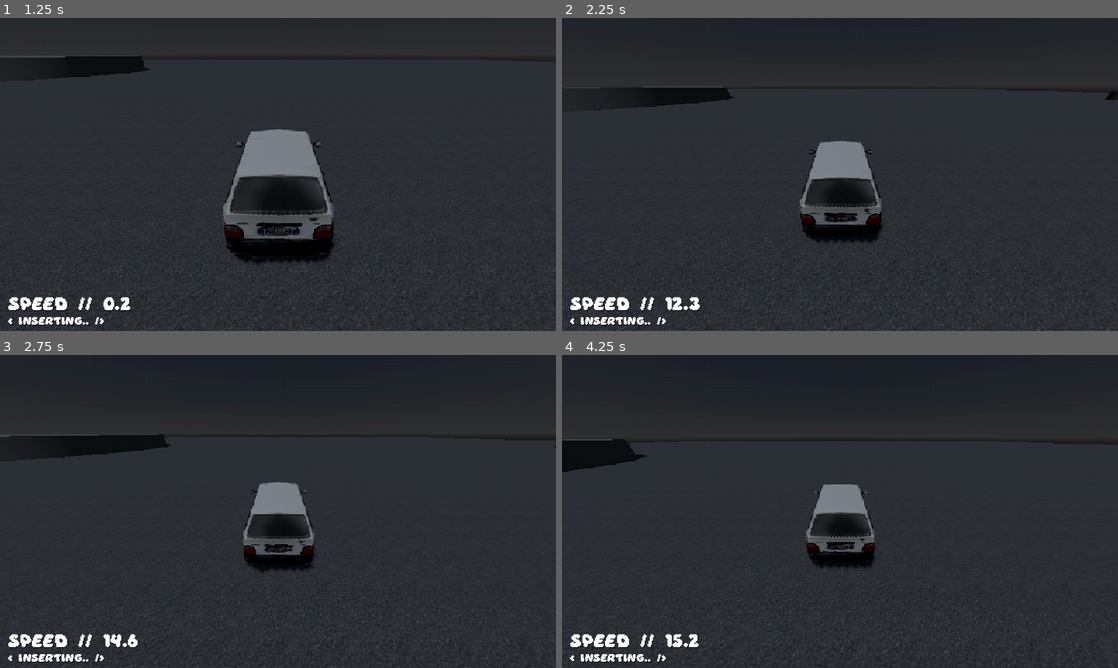
Above: before the commit, frames 1-4 (two rows, left to right).
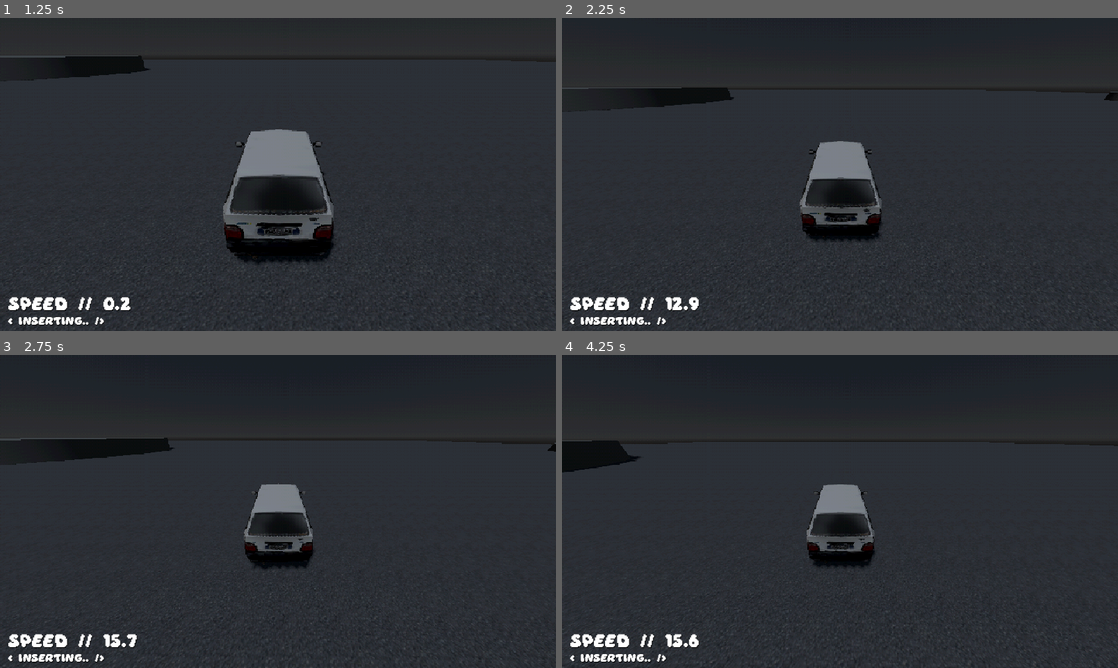
Above: after the commit, the same moments.

Repository: worghet/P06___CARVIBES
Game: Godot game, scene res://scenes/menu.tscn
The game is run twice, just before and just after one commit, with the same random seed, the same clock (stepped at 60 frames per second) and the same inputs. Sound files missing from this copy of the repository are replaced by a short silence.
Inputs (mouse positions are in pixels of both pictures, inside the frame that each line leads up to):
- Up to frame 1 (1.25 s): click "start game" at 0.5 s
- Up to frame 2 (2.25 s): move the mouse to (867, 174) at 1.27 s; hold Shift (drift) 1.28-2.03 s; hold W (forward) from 1.28 s (still down); click (867, 174) at 1.42 s; tap Down (next_track) at 1.55, 2.1 s; move the mouse to (812, 174) at 2.02 s; click (812, 174) at 2.17 s
- Up to frame 3 (2.75 s): keep holding W (forward); tap Up (previous_track) at 2.3 s
- Up to frame 4 (4.25 s): keep holding W (forward); move the mouse to (851, 505) at 2.77 s; hold Shift (drift) 2.78-3.53 s; tap Up (previous_track) at 2.85 s; click (851, 505) at 2.92 s; move the mouse to (834, 517) at 3.52 s; tap Shift (drift) at 3.6 s; click (834, 517) at 3.67 s; tap Down (next_track) at 3.8 s

Frame 1 is identical in both runs. In frame 2, 0.5% of the frame differs, in the area x 0-100%, y 21-100%; in frame 3, 1.7%, in the area x 0-100%, y 25-100%; in frame 4, 0.7%.

Commit message:
bit of code cleanup + reset minor tweak
cleaned all code except camera rotator

resetting now also resets velocity and rotation

Diff:
--- a/carvibes/project.godot
+++ b/carvibes/project.godot
@@ -14,6 +14,10 @@
 run/main_scene="uid://bvev11fma3dp3"
 config/features=PackedStringArray("4.4", "Forward Plus")
 boot_splash/image="uid://q6pencufo1ja"
+
+[debug]
+
+gdscript/warnings/untyped_declaration=1
 
 [display]
 
--- a/carvibes/scenes/car.tscn
+++ b/carvibes/scenes/car.tscn
@@ -62,7 +62,7 @@
 transform = Transform3D(1, 0, 0, 0, 1, 0, 0, 0, 1, 0.00292969, 0.300842, 0.252136)
 shape = SubResource("BoxShape3D_iywne")
 
-[node name="front-left" type="VehicleWheel3D" parent="."]
+[node name="front_left" type="VehicleWheel3D" parent="."]
 transform = Transform3D(1, 0, 0, 0, 1, 0, 0, 0, 1, 0.8, -0.156466, 1.53882)
 use_as_traction = true
 wheel_roll_influence = 0.5
@@ -72,7 +72,7 @@
 damping_compression = 1.9
 damping_relaxation = 2.0
 
-[node name="front-right" type="VehicleWheel3D" parent="."]
+[node name="front_right" type="VehicleWheel3D" parent="."]
 transform = Transform3D(1, 0, 0, 0, 1, 0, 0, 0, 1, -0.8, -0.156466, 1.53882)
 use_as_traction = true
 wheel_roll_influence = 0.5
@@ -82,7 +82,7 @@
 damping_compression = 1.9
 damping_relaxation = 2.0
 
-[node name="back-left" type="VehicleWheel3D" parent="."]
+[node name="back_left" type="VehicleWheel3D" parent="."]
 transform = Transform3D(1, 0, 0, 0, 1, 0, 0, 0, 1, 0.8, -0.156506, -1.2)
 use_as_traction = true
 use_as_steering = true
@@ -93,7 +93,7 @@
 damping_compression = 1.9
 damping_relaxation = 2.0
 
-[node name="back-right" type="VehicleWheel3D" parent="."]
+[node name="back_right" type="VehicleWheel3D" parent="."]
 transform = Transform3D(1, 0, 0, 0, 1, 0, 0, 0, 1, -0.8, -0.156506, -1.2)
 use_as_traction = true
 use_as_steering = true
@@ -105,15 +105,15 @@
 damping_relaxation = 2.0
 
 [node name="camera_pivot" type="Node3D" parent="."]
-script = ExtResource("3_3mrxu")
+script = ExtResource("3_50v30")
 
 [node name="camera" type="Camera3D" parent="camera_pivot"]
 transform = Transform3D(-1, 0, -8.74228e-08, -4.37114e-08, 0.866025, 0.5, 7.57103e-08, 0.5, -0.866025, 0, 2.49489, -4.02142)
 
-[node name="MeshInstance3D" type="MeshInstance3D" parent="camera_pivot/camera"]
+[node name="shader" type="MeshInstance3D" parent="camera_pivot/camera"]
 transform = Transform3D(1.36602, 3.55271e-15, -1.56319e-13, 6.03961e-14, 0.693721, -3.57628e-07, 1.13687e-13, 2.98023e-08, 2.9208, 7.72548e-08, 0.0352123, -0.88369)
 material_override = SubResource("ShaderMaterial_jtldb")
 extra_cull_margin = 16384.0
 mesh = SubResource("QuadMesh_3mrxu")
 
-[node name="AudioStreamPlayer3D" type="AudioStreamPlayer3D" parent="."]
+[node name="engine_sound" type="AudioStreamPlayer3D" parent="."]
--- a/carvibes/scenes/pause_menu.gd
+++ b/carvibes/scenes/pause_menu.gd
@@ -1,10 +1,36 @@
 extends Control
-var paused = false
-@onready var track_player = get_parent().get_node("track_player")
+
+
+
+# Script for pause menu logic.
+
+
+
+# ================================================================
+# == VARIABLES ===================================================
+# ================================================================
+
+
+
+# Local variable to keep track of state.
+var paused : bool = false
+
+# Convenient variable for the track player.
+@onready var track_player : Node = get_parent().get_node("track_player")
+
+
+
+# ================================================================
+# == METHODS =====================================================
+# ================================================================
+
+
 
 func _input(event: InputEvent) -> void:
 
+	# If [ESCAPE], pause/unpause the game.
 	if Input.is_action_just_pressed("escape"):
+
 		paused = !paused
 
 		if paused:
@@ -14,32 +40,57 @@
 
 
 
+func pause() -> void:
 
-func pause():
+	# Reduce track volume.
 	track_player.volume_db = -15
+
+	# Show cursor.
 	Input.set_mouse_mode(Input.MOUSE_MODE_VISIBLE)
+
+	# Show the actual menu.
 	show()
+
+	# Pause the game.
 	get_tree().paused = true
 
-func resume():
+func resume() -> void:
+
+	# Reset track volume.
 	track_player.volume_db = 1
+
+	# Hide cursor.
 	Input.set_mouse_mode(Input.MOUSE_MODE_CAPTURED)
+
+	# Hide the menu.
 	hide()
+
+	# Resume the game.
 	get_tree().paused = false
 
+
+
 func _on_ok_pressed() -> void:
+
+	# Modify the local variable (its not changed in resume method).
 	paused = false
+
+	# Resume game.
 	resume()
 
 
+
 func _on_quit_pressed() -> void:
+
+	# Unpause the actual instance so that main menu works.
 	get_tree().paused = false
+
+	# Switch scene to main menu.
 	get_tree().change_scene_to_file("res://scenes/menu.tscn")
 
 
 
-
-# dont work VVV
+# ------------- CURRENTLY DOESNT WORK -------------
 
 func _on_close_pressed() -> void:
 	paused = false
--- a/carvibes/scripts/camera_pivot.gd
+++ b/carvibes/scripts/camera_pivot.gd
@@ -1,11 +1,26 @@
 extends Node3D
+
+
+
+# Script deals with smooth camera movement.
+
+
+
+# ================================================================
+# == VARIABLES ===================================================
+# ================================================================
 
 
 var direction = Vector3.FORWARD
 @export var smooth_speed = 2.5
 
+# For later, when rotation available.
+var rotating_w_mouse = false
 
-var rotating_w_mouse = false
+
+# ================================================================
+# == VARIABLES ===================================================
+# ================================================================
 
 
 func _physics_process(delta: float) -> void:
--- a/carvibes/scripts/car.gd
+++ b/carvibes/scripts/car.gd
@@ -1,100 +1,145 @@
 extends VehicleBody3D
-
-@onready var accelerometer_ui : Label = get_parent().get_child(0).get_child(0).get_child(0)
-
-var max_rpm = 500 # max speed
-var max_torque = 500 #power
-
-var braking_speed = 5
-
-var max_wheel_turn = deg_to_rad(22.5) # max wheel turn angle
-var steering_speed = 2.75 # how fast to get to the max wheel turn (2-3 reccomended for chill)
-# maybe make speed a curve
-
-var dynamic_fov_scale = 2
 
 
 
-var is_drifting = false
+# Script deals with the car controlling.
 
-var should_reset = false
+
+# ================================================================
+# == VARIABLES ===================================================
+# ================================================================
+
+
+
+# Reference to the ui that shows carspeed.
+@onready var accelerometer_ui : Label = get_parent().get_child(0).get_child(0).get_child(0)
+
+# Convenient references for readability.
+@onready var back_left_wheel : Node = $"back_left"
+@onready var back_right_wheel : Node = $"back_right"
+@onready var camera : Node = $camera_pivot/camera
+
+# Constants for dictating behaviour.
+const max_rpm : int = 500 # max speed
+const max_torque : float = 500 #power
+const braking_speed : float = 5
+const max_wheel_turn : float = deg_to_rad(22.5) # max wheel turn angle
+const steering_speed : float = 2.75 # how fast to get to the max wheel turn (2-3 reccomended for chill)
+
+# Action flag.
+var should_reset : bool = false
+
+# User-controlled modifiers.
+@export var dynamic_fov_scale : float = 2 # 0 for no dynamic fov
+
+
+
+# ================================================================
+# == METHODS =====================================================
+# ================================================================
+
+
 
 func _process(delta: float) -> void:
 
-	# update accelerometer ui
-
+	# Update accelerometer ui.
 	accelerometer_ui.text = "SPEED   //   " + str(linear_velocity.length()).pad_decimals(1)
 
+	# Update steering based on a-d pressed.
+	steering = lerp(steering, Input.get_axis("left", "right") * max_wheel_turn, delta * steering_speed)
+
+	# Define acceleration based on w-s pressed.
+	var acceleration : float = Input.get_axis("backward", "forward") # * 100
 
 
-	steering = lerp(steering, Input.get_axis("left", "right") * max_wheel_turn, delta * steering_speed)
-
-	var acceleration = Input.get_axis("backward", "forward") # * 100
-
-	var rpm = $"back-left".get_rpm()
-
-	$"back-left".engine_force = acceleration * max_torque * (1-abs(rpm) / max_rpm) # fixed backwards thing w abs
-	#$"back-left".engine_force = $"front-left".engine_force * 2
+	# Apply force to the wheels.
 
 
-	rpm = $"back-right".get_rpm()
+	# Get the current rpm of back-left wheel.
+	var rpm : int = back_left_wheel.get_rpm()
 
-	$"back-right".engine_force = acceleration * max_torque * (1-abs(rpm) / max_rpm)
-	#$"back-right".engine_force = $"front-right".engine_force * 2
+	# Apply engine force to that wheel.
+	back_left_wheel.engine_force = acceleration * max_torque * (1-abs(rpm) / max_rpm) # fixed backwards thing w abs
 
-	#dynamic fov
-	$camera_pivot/camera.fov = lerp($camera_pivot/camera.fov, 70 + (linear_velocity.length() * dynamic_fov_scale), 5*delta) # 0 for no dynamic fov
+	# Get the current rpm of back-right wheel.
+	rpm = back_right_wheel.get_rpm()
 
-	# braking
+	# Get the current rpm of back-left wheel.
+	back_right_wheel.engine_force = acceleration * max_torque * (1-abs(rpm) / max_rpm)
+
+
+	# Apply dynamic FOV.
+
+
+	camera.fov = lerp(camera.fov, 70 + (linear_velocity.length() * dynamic_fov_scale), 5*delta)
+
+
+	# Apply braking if needed.
+
+
 	if Input.is_action_pressed("brake"):
-		#bug: will also keep the car floating if in the air..
+
+		# Bug: this will also keep the car floating if in the air..
 		linear_velocity = lerp(linear_velocity, Vector3.ZERO, delta * braking_speed)
 
 
-	if is_drifting:
-		#engine force is recalculated all the time
-		$"back-right".engine_force *= 5
-		$"back-left".engine_force *= 5
+	# Apply drifting force if needed.
+
+	if Input.is_action_pressed("drift"):
+		back_left_wheel.engine_force *= 5
+		back_right_wheel.engine_force *= 5
 
 
 
 func _input(event: InputEvent) -> void:
 
-	# activate flag
+	# Reset car flag.
 	if Input.is_action_just_pressed("reset_car"):
 		should_reset = true
 
-	if Input.is_action_pressed("drift"):
-		is_drifting = true
-	else:
-		is_drifting = false
+
+
 
 
 func _integrate_forces(state: PhysicsDirectBodyState3D) -> void:
+
+	# Check if the reset flag is activated.
 	if should_reset:
+
+		# Reset flag status.
 		should_reset = false
 
-		# lift car 2 units
-		var new_position = state.transform.origin + Vector3.UP * 2.0
+		# Lift car 2 meters into the air.
+		var new_position : Vector3 = state.transform.origin + Vector3.UP * 2.0
 
-		# calculate upright basis (orientation)
-		var up = Vector3.UP
-		var forward = state.transform.basis.z.normalized()
 
-		# Avoid forward being too close to up to prevent gimbal issues
+		# Calculate up-right orientation (ChatGPT did this part).
+
+
+		var up : Vector3= Vector3.UP
+
+		var forward : Vector3 = state.transform.basis.z.normalized()
+
 		if abs(forward.dot(up)) > 0.99:
 			forward = -state.transform.basis.x.normalized()
 
-		var right = up.cross(forward).normalized()
+		var right : Vector3 = up.cross(forward).normalized()
+
 		forward = right.cross(up).normalized()
 
-		var new_basis = Basis(right, up, forward)
-		var new_transform = Transform3D(new_basis, new_position)
+		var new_basis : Basis = Basis(right, up, forward)
 
-		# apply new tranformation
+
+		# Compile and apply the transformation to fully reset the car.
+
+
+		var new_transform : Transform3D = Transform3D(new_basis, new_position)
 		state.transform = new_transform
 
 
-		# will reset speeds (commented: gives a cool effect)
-		#linear_velocity = Vector3.ZERO
-		#angular_velocity = Vector3.ZERO
+		# Reset the speed and rotation.
+
+
+
+		linear_velocity = Vector3.ZERO
+		angular_velocity = Vector3.ZERO
--- a/carvibes/scripts/game.gd
+++ b/carvibes/scripts/game.gd
@@ -1,13 +1,37 @@
 extends Node3D
 
 
-@onready var pause_menu = $pause_menu
 
-func _ready():
+# Script handles (generation, day/night cycle, and) general stuff.
+
+
+
+# ================================================================
+# == VARIABLES ===================================================
+# ================================================================
+
+
+
+# Reference to pause menu.
+@onready var pause_menu : Node = $pause_menu
+
+
+
+# ================================================================
+# == METHODS =====================================================
+# ================================================================
+
+
+
+func _ready() -> void:
+
+	# Hide the cursor.
 	Input.set_mouse_mode(Input.MOUSE_MODE_CAPTURED)
 
 
+
 func _input(event: InputEvent) -> void:
-			# this might be redundant
+
+	# In the case that the cursor shows up, click and make it disappear!
 	if Input.is_mouse_button_pressed(MOUSE_BUTTON_LEFT):
 		Input.set_mouse_mode(Input.MOUSE_MODE_CAPTURED)
--- a/carvibes/scripts/menu.gd
+++ b/carvibes/scripts/menu.gd
@@ -1,21 +1,55 @@
 extends Node3D
 
-var normal = load("res://demo_stuffs/Normal-Select (1).png")
-var pointer = load("res://demo_stuffs/Select (1).png")
 
-@onready var vehicle_model = $"FiatUno1998"
+
+# Script is for the main menu logic.
+
+
+
+# ================================================================
+# == VARIABLES ===================================================
+# ================================================================
+
+
+
+# Load filepaths for the cursor variants.
+var normal : Resource = load("res://demo_stuffs/Normal-Select (1).png")
+var pointer : Resource = load("res://demo_stuffs/Select (1).png")
+
+# Load the vehicle model.
+@onready var vehicle_model : Node = $"FiatUno1998"
+
+
+
+# ================================================================
+# == METHODS =====================================================
+# ================================================================
+
+
 
 func _ready() -> void:
+
+	# Setup the cursor.
 	Input.set_custom_mouse_cursor(normal)
 	Input.set_custom_mouse_cursor(pointer, Input.CURSOR_POINTING_HAND)
 
 
+
 func _process(delta: float) -> void:
+
+	# Just have the vehicle model rotate slowly.
 	vehicle_model.rotate_y(deg_to_rad(20 * delta))
 
+
+
 func _on_exit_button_pressed() -> void:
+
+	# Close the game.
 	get_tree().quit()
 
 
+
 func _on_start_button_pressed() -> void:
+
+	# Open the game itself.
 	get_tree().change_scene_to_file("res://scenes/game.tscn")
--- a/carvibes/scripts/track_player.gd
+++ b/carvibes/scripts/track_player.gd
@@ -1,14 +1,30 @@
 extends AudioStreamPlayer
 
 
-@onready var twin_peaks_mp3 = load("res://demo_stuffs/Twin Peaks Intro.mp3")
-@onready var ocarina_of_time_mp3 = load("res://demo_stuffs/Ocarina of Time.mp3")
-@onready var resonance_mp3 = load("res://demo_stuffs/Resonance.mp3")
-@onready var kagefumi_mp3 = load("res://demo_stuffs/Kagefumi.mp3")
 
-@onready var cassette_mp3 = load("res://demo_stuffs/tape-cassette-insert-172758.mp3")
+# Script for the track (music) manager/player.
 
 
+
+# ================================================================
+# == VARIABLES ===================================================
+# ================================================================
+
+
+
+# Reference the gui that shows track info.
+@onready var track_ui : Node = get_parent().get_child(0).get_child(1).get_child(0)
+
+# Load the song mp3 files. This will later have OST tracks.
+@onready var cassette_mp3 : Resource = load("res://demo_stuffs/tape-cassette-insert-172758.mp3")
+@onready var twin_peaks_mp3 : Resource = load("res://demo_stuffs/Twin Peaks Intro.mp3")
+@onready var ocarina_of_time_mp3 : Resource = load("res://demo_stuffs/Ocarina of Time.mp3")
+@onready var resonance_mp3 : Resource = load("res://demo_stuffs/Resonance.mp3")
+@onready var kagefumi_mp3 : Resource = load("res://demo_stuffs/Kagefumi.mp3")
+
+# Might add "listen to your own music" logic later.
+
+# Assemble a dictionary of the cover names, and the resource reference.
 @onready var track_list : Dictionary = {
 
 	"twin_peaks.mp3": twin_peaks_mp3,
@@ -18,35 +34,52 @@
 
 }
 
-@onready var track_ui = get_parent().get_child(0).get_child(1).get_child(0)
+# Constants for the update_track() method.
+const PREV : int = 0
+const NEXT : int = 1
+const START : int = 2
 
-const PREV = 0
-const NEXT = 1
-const START = 2
+# Keep track of which track to play.
+var track_index : int = 0
+
+# Fixes a bug where "finished()" signal is called twice.
+var cassette_playing : bool = true
 
 
-var track_index = 0
-#var track_being_switched = false
+
+# ================================================================
+# == METHODS =====================================================
+# ================================================================
+
+
 
 func _ready() -> void:
 
+	# Play the first track.
 	update_track(START)
+
 
 
 func _input(event: InputEvent) -> void:
 
-
+	# If [UP_ARROW] pressed, go back one track.
 	if Input.is_action_just_pressed("previous_track"):
-
 		update_track(PREV)
 
+
+
+	# If [DOWN_ARROW] pressed, go to the next track.
 	if Input.is_action_just_pressed("next_track"):
-
 		update_track(NEXT)
 
+
+	# If [P] pressed, then pause this player.
 	if Input.is_action_just_pressed("pause_track"):
+
+		# Pause the stream.
 		stream_paused = !stream_paused
 
+		# Update the ui.
 		if stream_paused:
 			track_ui.text = "<   PAUSED  :  " + track_list.keys()[track_index] + "   />"
 		else:
@@ -54,49 +87,57 @@
 
 
 
-func update_track(ACTION):
+func update_track(ACTION : int) -> void:
 
-	print(track_index)
-
-	# play cassette noise
-	cassette_playing = true
-
+	# Play the cassette effect.
 	stream = cassette_mp3
 	track_ui.text = "<   inserting..   />"
+	cassette_playing = true
 	play()
 	await self.finished
 	cassette_playing = false
-	 #$NextLevelSound.play()
-		## Stop the script until the sound has completed playing.
-		#yield($NextLevelSound, "finished")
 
 
+	# Compare action parameter, update track index accordingly.
+
+
+	# Go back one track.
 	if ACTION == PREV:
+
+		# Prevent index error.
 		if track_index == 0:
 			track_index = track_list.size()-1
 		else:
 			track_index -= 1
 
 
+	# Go to next track.
 	elif ACTION == NEXT:
+
+		# Prevent index error.
 		if track_index < track_list.keys().size() -1:
 			track_index += 1
 		else:
 			track_index = 0
 
 
-	var track_key = track_list.keys()[track_index]
+	# Using new track index, update everything.
+
+
+	# Get the key of the track from the tracklist.
+	var track_key : String = track_list.keys()[track_index]
+
+	# Set the resource to the stream.
 	stream = track_list.get(track_key)
 
-	#stream.resource_name
+	# Update ui.
 	track_ui.text = "<   " + track_key + "   />"
 
+	# Play the track.
 	play()
 
 
 
-
-var cassette_playing = true
 func _on_finished() -> void:
 	if !cassette_playing:
 		update_track(NEXT)
Not shown: 1 places in carvibes/scenes/car.tscn that only renumber resources
